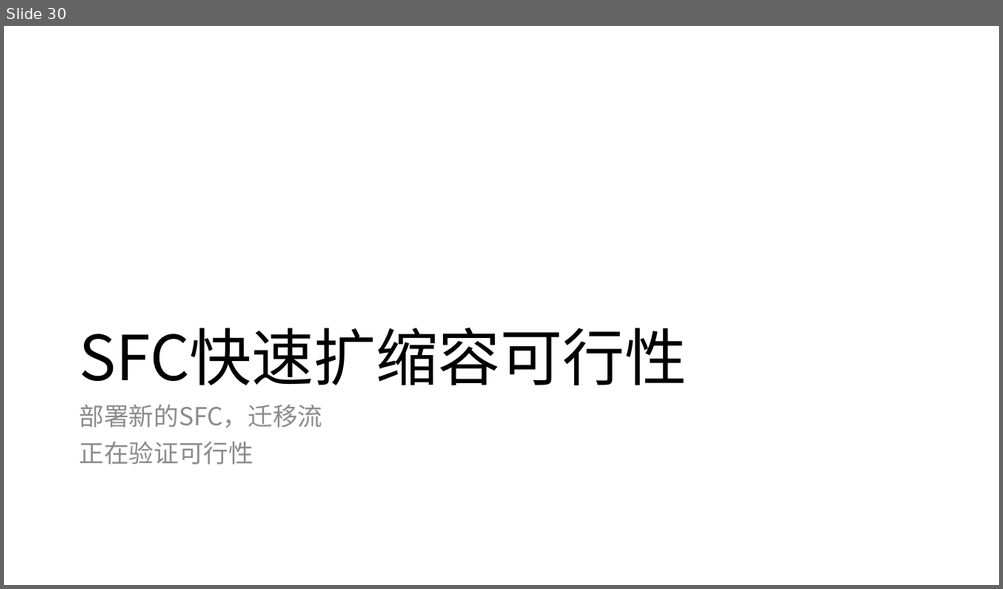
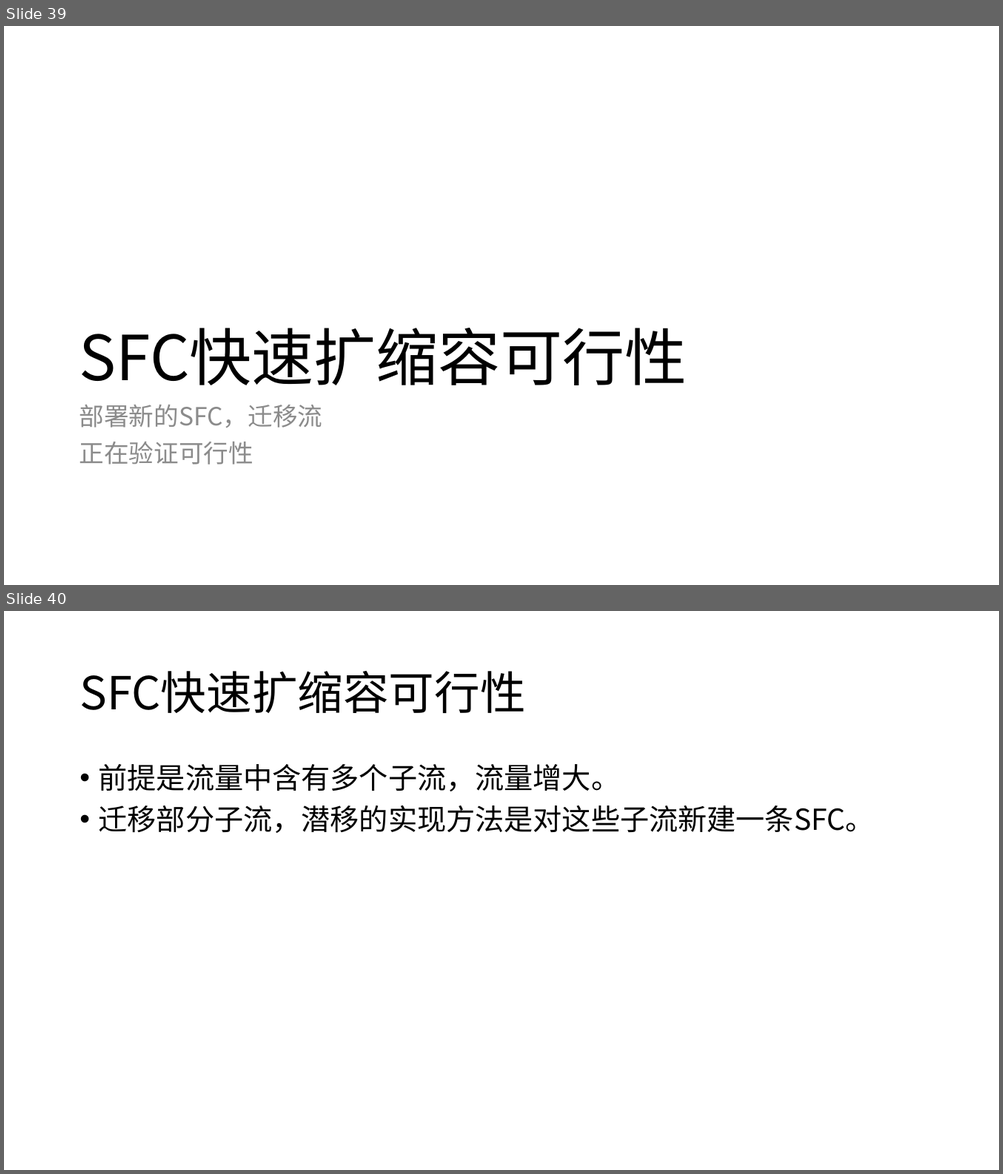
Before and after one commit to magaboomchen/SelfAdaptiveMano, a slide deck: doc/SoftwareEngineering/SoftwareRequirements/RequirementFeasibility.pptx. Shown one above the other, each under a label of ours: slide 30 before the commit, slides 39 and 40 after it. The pictures are 1003x589 and 1003x1174 pixels, drawn with LibreOffice and Linux fonts; fonts in the diff are those of the drawing. Boxes give left, top, right and bottom in pixels: in the first picture for what was removed or moved away, otherwise in the second. Text is boxed around its words. In the diff, an @@ line names an element or a change of style, - is before the commit and + after.

```diff
--- a/doc/SoftwareEngineering/SoftwareRequirements/RequirementFeasibility.pptx
+++ b/doc/SoftwareEngineering/SoftwareRequirements/RequirementFeasibility.pptx
@@ slide 40 added at (x1=4, y1=611, x2=999, y2=1170), background #FFFFFF @@
@@ title added at (x1=79, y1=671, x2=525, y2=713), 44 pt, text #000000 @@
+SFC快速扩缩容可行性
@@ text added at (x1=99, y1=764, x2=874, y2=833), 28 pt, text #000000 @@
+• 前提是流量中含有多个子流，流量增大。
+• 迁移部分子流，潜移的实现方法是对这些子流新建一条SFC。
@@ what was slide 30 is now slide 39 @@
```
Also in this commit, not shown: 6 slides changed, 9 other slides added, 5 other files.
